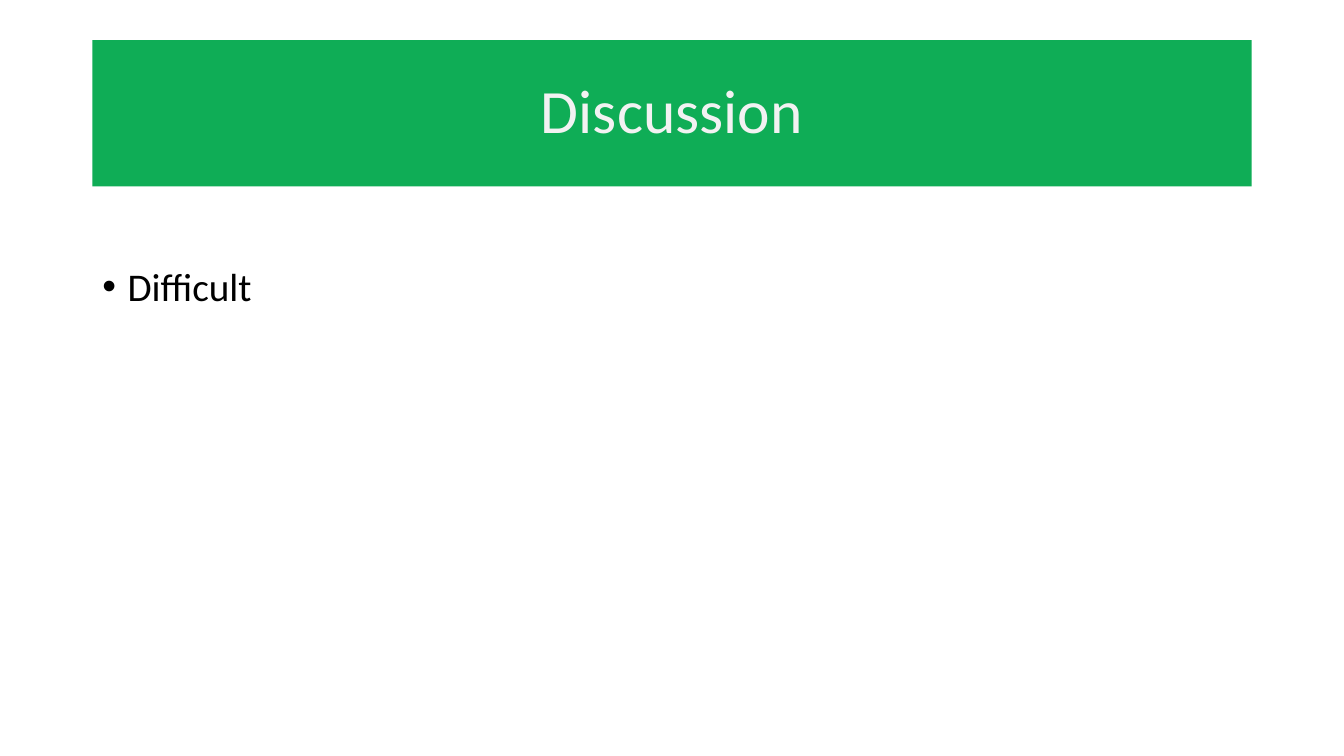
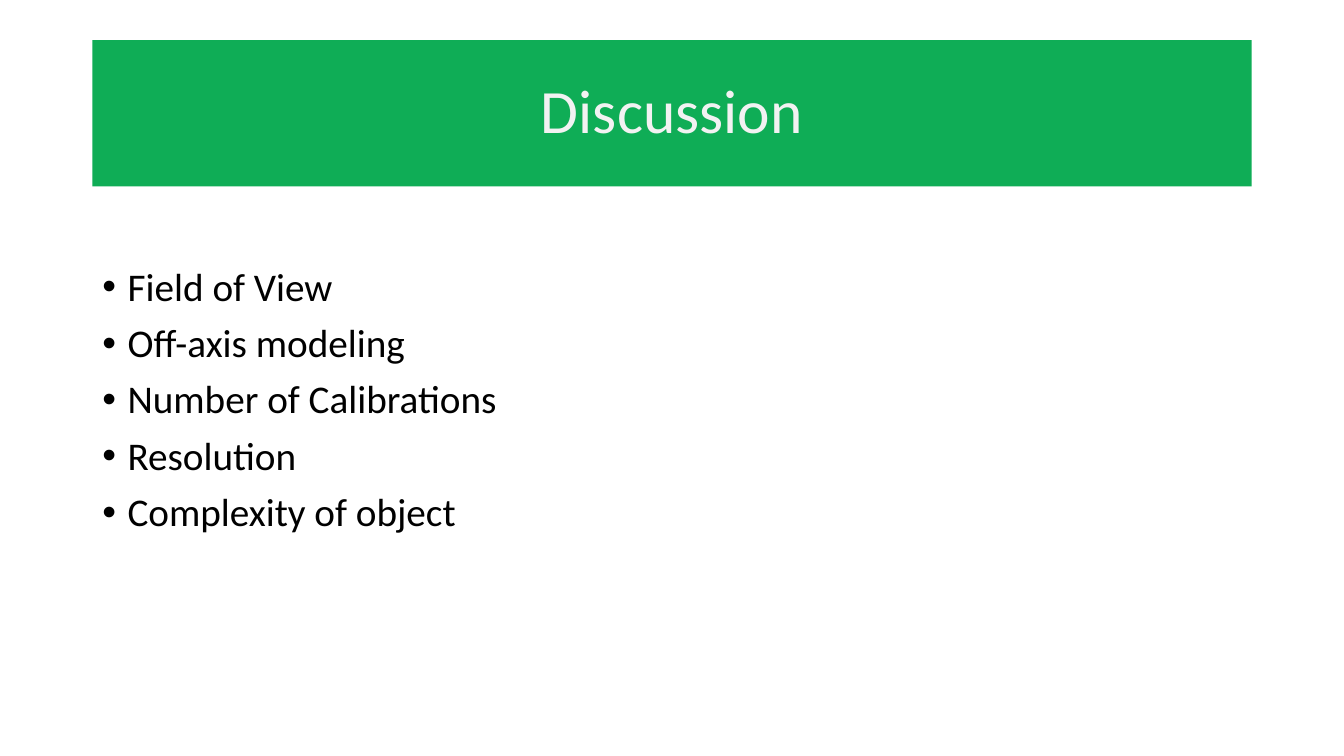
Before and after one commit to mathFPGAseek/und_eecs590_F21, a slide deck: slide 20 of diffuser_cam_20211202_rev1.pptx (slide 19 before the commit). Drawn at 1344x756 pixels with LibreOffice and Linux fonts; fonts in the diff are those of the drawing; background and template pictures are left out. Boxes give left, top, right and bottom in pixels: in the first picture for what was removed or moved away, otherwise in the second. Text is boxed around its words. In the diff, an @@ line names an element or a change of style, - is before the commit and + after.

Commit message:
updated slides

```diff
--- a/diffuser_cam_20211202_rev1.pptx
+++ b/diffuser_cam_20211202_rev1.pptx
@@ text at [128,273,497,533]: text changed @@
-• Difficult
+• Field of View
+• Off-axis modeling
+• Number of Calibrations
+• Resolution
+• Complexity of object
```
Also in this commit, not shown: 9 other slides changed, 2 slides added, 1 slide removed.
